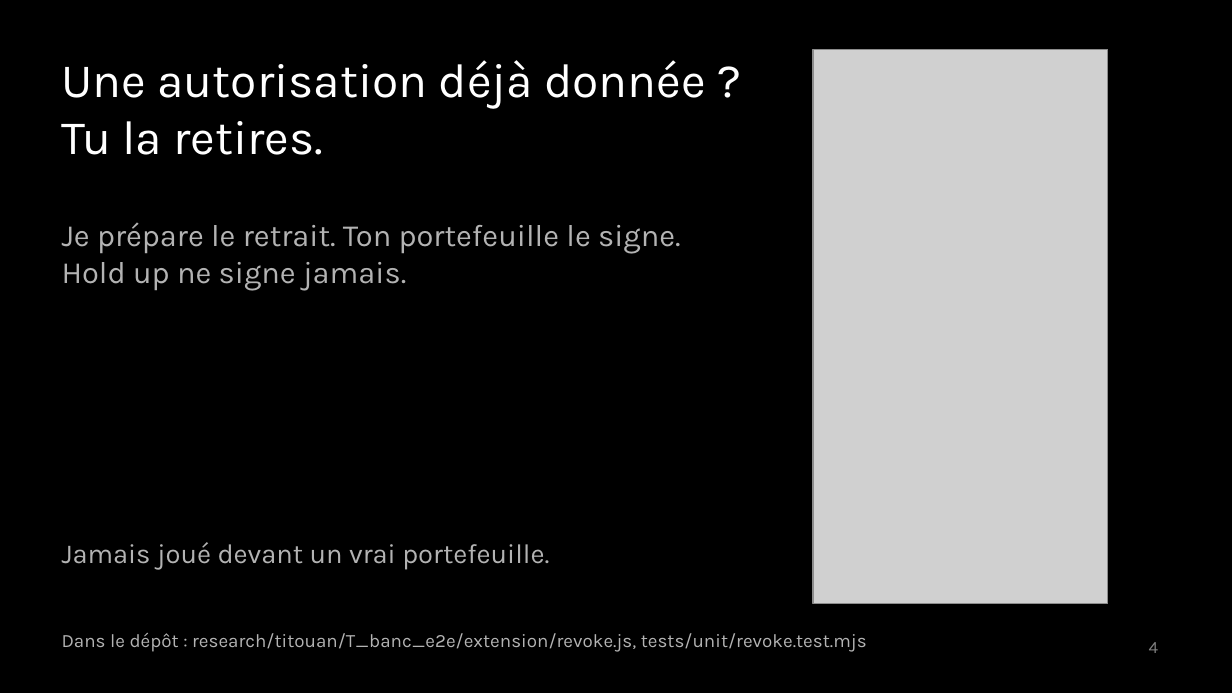
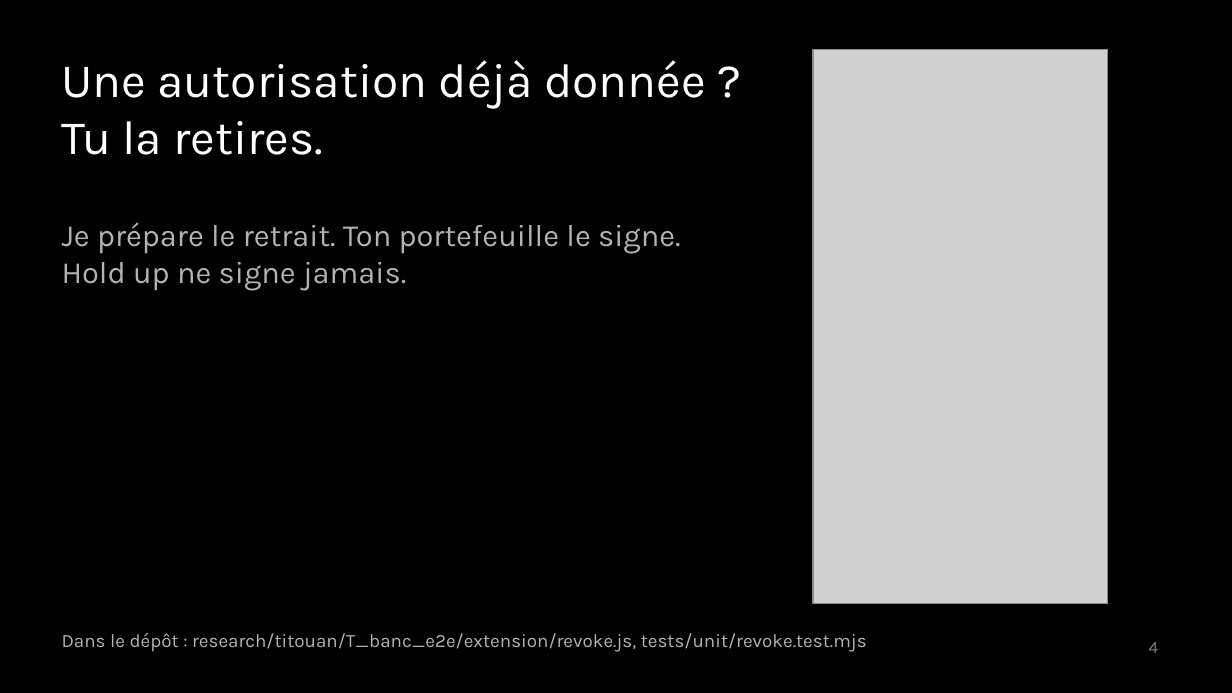
Before and after one commit to adembnn/secure-horizon, a slide deck: slide 4 of livrables/deck/holdup.pptx. Drawn at 1232x693 pixels with LibreOffice and Linux fonts; fonts in the diff are those of the drawing; grey boxes stand for pictures. Boxes give left, top, right and bottom in pixels: in the first picture for what was removed or moved away, otherwise in the second. Text is boxed around its words. In the diff, an @@ line names an element or a change of style, - is before the commit and + after.

```diff
--- a/livrables/deck/holdup.pptx
+++ b/livrables/deck/holdup.pptx
@@ text removed at (x1=62, y1=542, x2=549, y2=570) @@
-Jamais joué devant un vrai portefeuille.
```
Also in this commit, not shown: 3 other slides changed, 5 other files.
